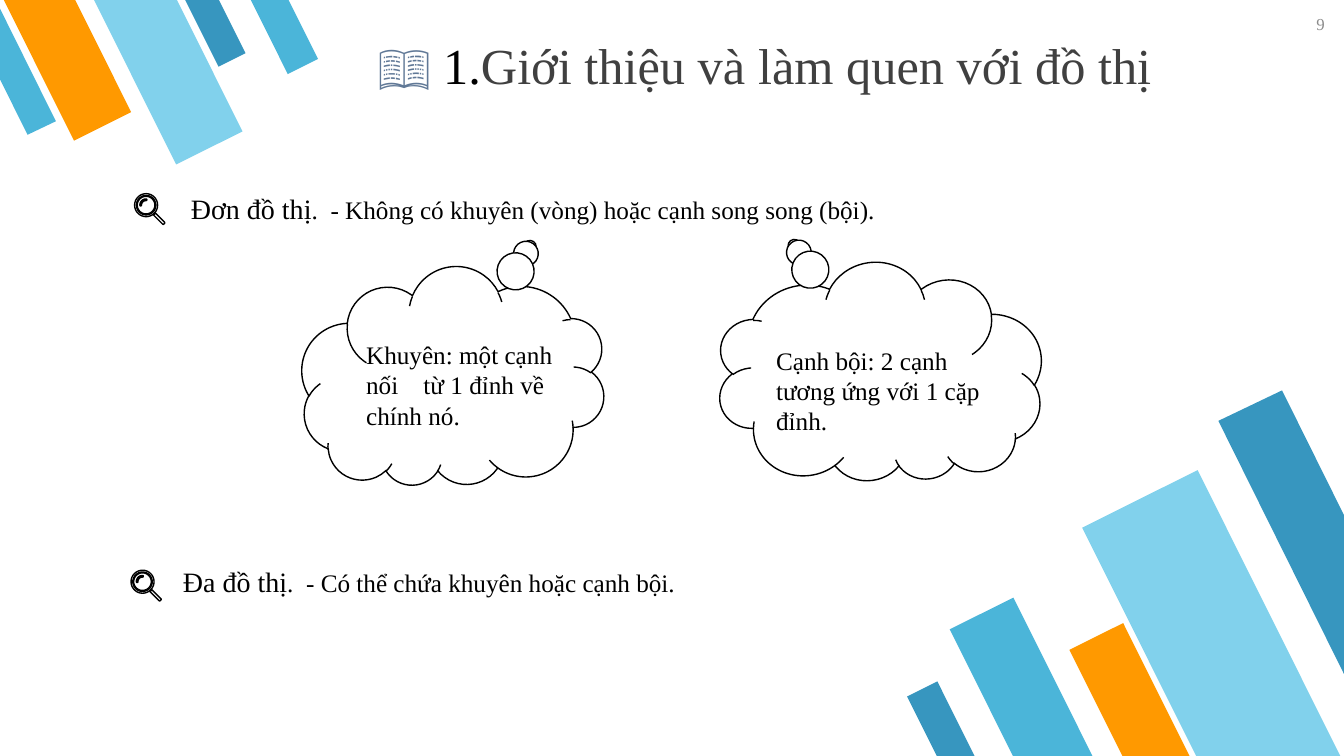
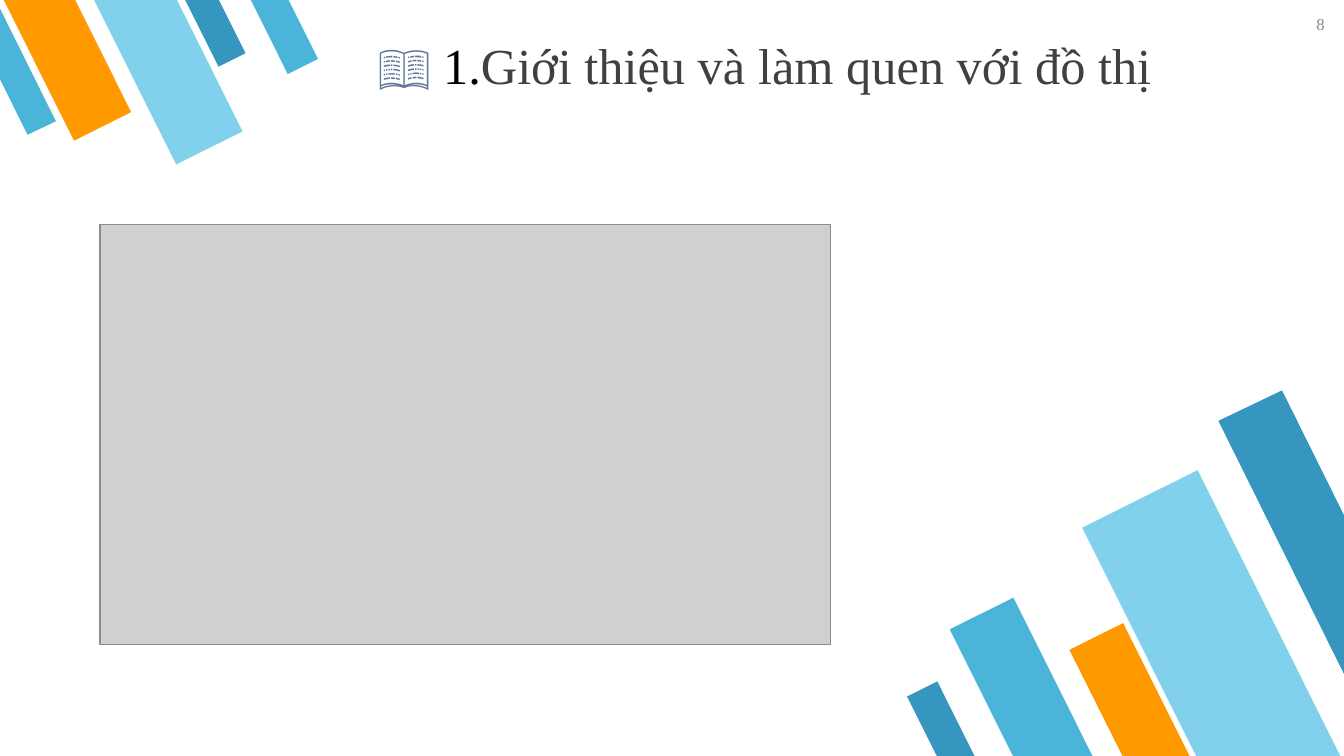
Before and after one commit to Nhom006/Nhom006, a slide deck: slide 8 of Bai_thuyet_trinh/graph.pptx (slide 9 before the commit). Drawn at 1344x756 pixels with LibreOffice and Linux fonts; fonts in the diff are those of the drawing; grey boxes stand for pictures. Boxes give left, top, right and bottom in pixels: in the first picture for what was removed or moved away, otherwise in the second. Text is boxed around its words. In the diff, an @@ line names an element or a change of style, - is before the commit and + after.

```diff
--- a/Bai_thuyet_trinh/graph.pptx
+++ b/Bai_thuyet_trinh/graph.pptx
@@ freeform shape removed at (135,194,158,217) @@
@@ freeform shape removed at (137,197,154,214) @@
@@ text removed at (191,198,874,225) @@
-Đơn đồ thị. - Không có khuyên (vòng) hoặc cạnh song song (bội).
@@ picture added at (100,224,831,644) @@
@@ freeform shape removed at (153,214,164,225) @@
@@ thought cloud removed at (291,252,615,505) @@
@@ thought cloud removed at (704,242,1055,507) @@
@@ text removed at (366,346,553,426) @@
-Khuyên: một cạnh nối từ 1 đỉnh về chính nó.
@@ text removed at (776,352,980,431) @@
-Cạnh bội: 2 cạnh tương ứng với 1 cặp đỉnh.
@@ freeform shape removed at (131,571,154,594) @@
@@ freeform shape removed at (134,573,151,590) @@
@@ freeform shape removed at (150,590,161,601) @@
@@ text removed at (183,571,674,598) @@
-Đa đồ thị. - Có thể chứa khuyên hoặc cạnh bội.
```
Also in this commit, not shown: 13 other slides changed, 44 slides added, 22 slides removed, 1 other file.
